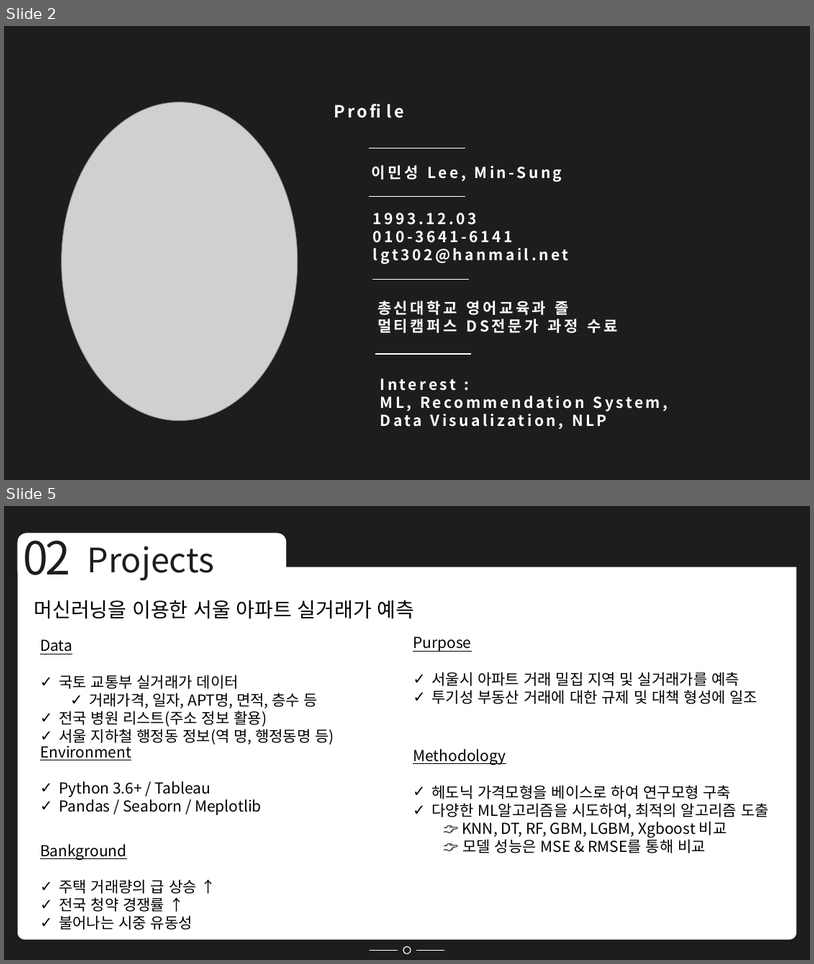
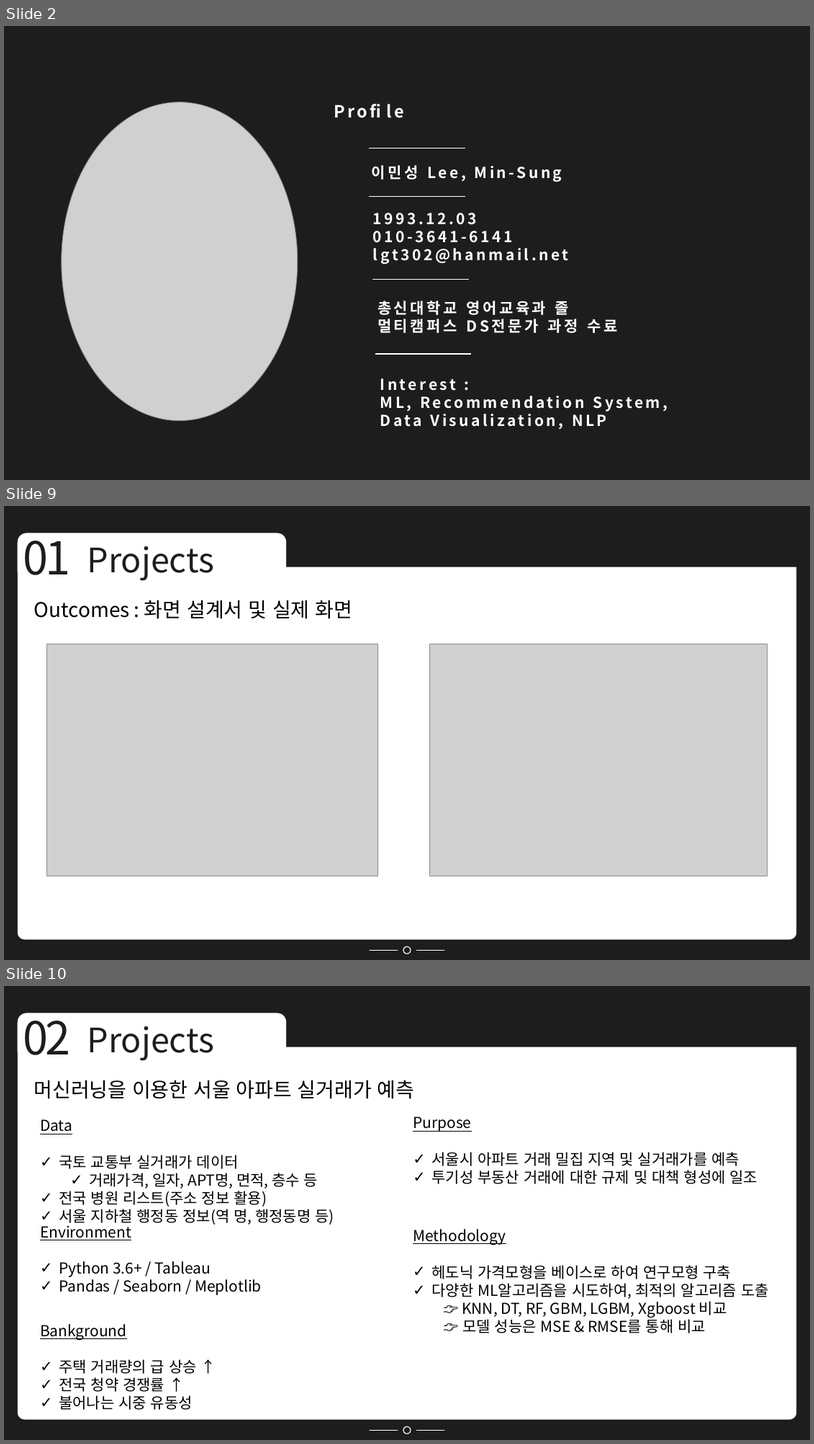
Before and after one commit to Minsung-commit/TIL, a slide deck: 포트폴리오 NEW.pptx. Shown one above the other, each under a label of ours: slides 2 and 5 before the commit, slides 2, 9 and 10 after it; the slides between them are not shown. The pictures are 814x964 and 814x1444 pixels, drawn with LibreOffice and Linux fonts; fonts in the diff are those of the drawing; grey boxes stand for pictures. Boxes give left, top, right and bottom in pixels: in the first picture for what was removed or moved away, otherwise in the second. Text is boxed around its words. In the diff, an @@ line names an element or a change of style, - is before the commit and + after.

```diff
--- a/포트폴리오 NEW.pptx
+++ b/포트폴리오 NEW.pptx
@@ slide 9 added at bbox=[4, 506, 810, 960], background #1D1D1D; not listed: 6 template elements that a slide beside it also shows @@
@@ text added at bbox=[23, 529, 70, 575], 54 pt, text #1D1D1D @@
+01
@@ text added at bbox=[88, 546, 214, 581], 40 pt, text #1D1D1D @@
+Projects
@@ text added at bbox=[34, 600, 352, 619], 24 pt, text #000000 @@
+Outcomes : 화면 설계서 및 실제 화면
@@ picture added at bbox=[47, 644, 378, 875] @@
@@ picture added at bbox=[430, 644, 767, 875] @@
@@ what was slide 5 is now slide 10 @@
```
Also in this commit, not shown: 3 slides changed, 4 other slides added, 5 slides removed, 4 other files.
